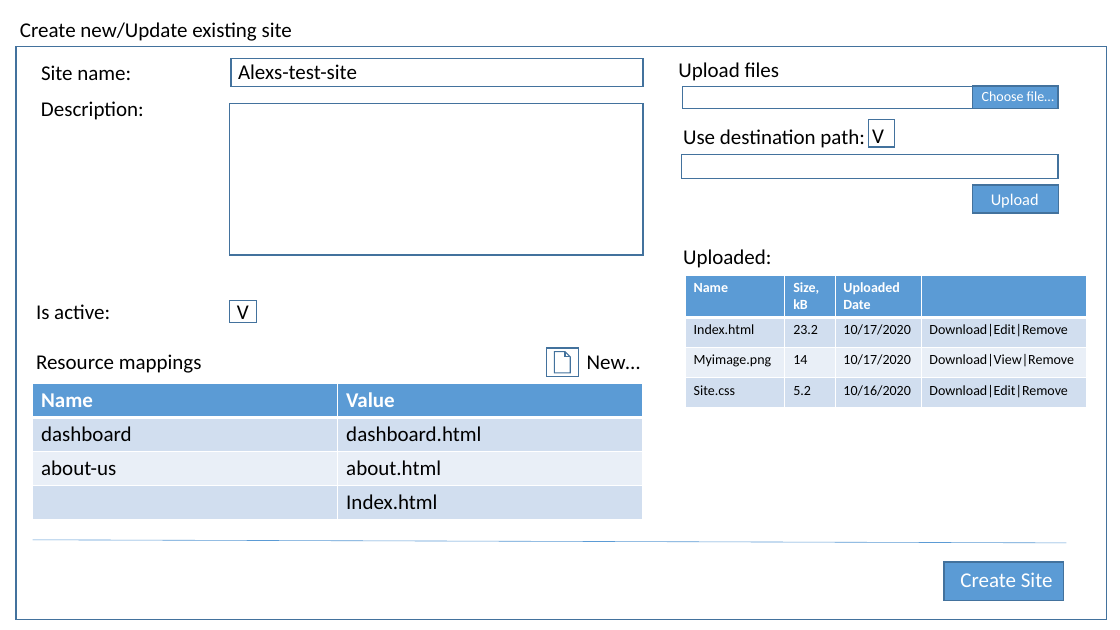
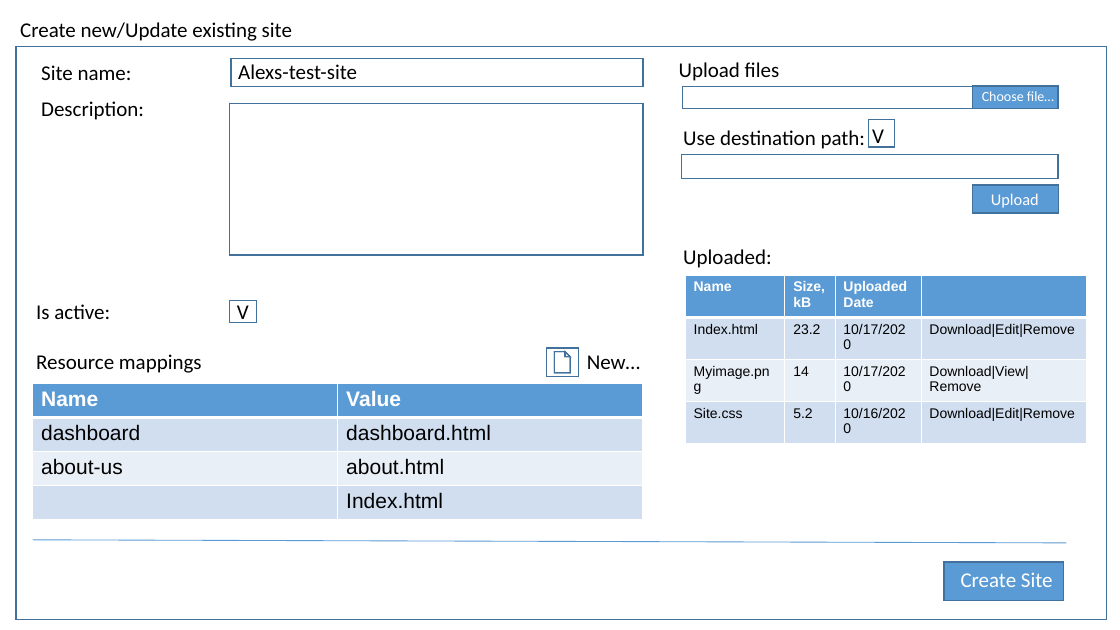
Before and after one commit to AlexanderFlanchik/AvsHost, a slide deck: slide 14 of Specs.pptx. Drawn at 1120x630 pixels with LibreOffice and Linux fonts; fonts in the diff are those of the drawing. Boxes give left, top, right and bottom in pixels: in the first picture for what was removed or moved away, otherwise in the second. Text is boxed around its words. In the diff, an @@ line names an element or a change of style, - is before the commit and + after.

```diff
--- a/Specs.pptx
+++ b/Specs.pptx
@@ outline #43739E 1 pt to #42719B 1 pt in 3 elements at bbox=[16, 46, 1107, 619], bbox=[972, 86, 1058, 108], bbox=[973, 185, 1059, 213] @@
@@ table at bbox=[686, 275, 1087, 550] @@
@@ fill #D2DEEF to #D0DEEF in 8 cells @@
@@ fill #EAEFF7 to #E9EFF7 in row 3 @@
@@ font Calibri to Arial @@
@@ action button document removed at bbox=[546, 348, 578, 376] @@
@@ freeform shape added at bbox=[546, 348, 578, 376], outline #42719B 1 pt @@
@@ table at bbox=[33, 383, 643, 630] @@
@@ fill #D2DEEF to #D0DEEF in 4 cells @@
@@ fill #EAEFF7 to #E9EFF7 in row 3 @@
@@ font Calibri to Arial @@
@@ line (33, 540) - (1067, 543): stroke #5B9BD5 0.5 pt to #5B9BD5 0.75 pt @@
```
Also in this commit, not shown: 19 other slides changed, 13 slides added, 1 other file.
